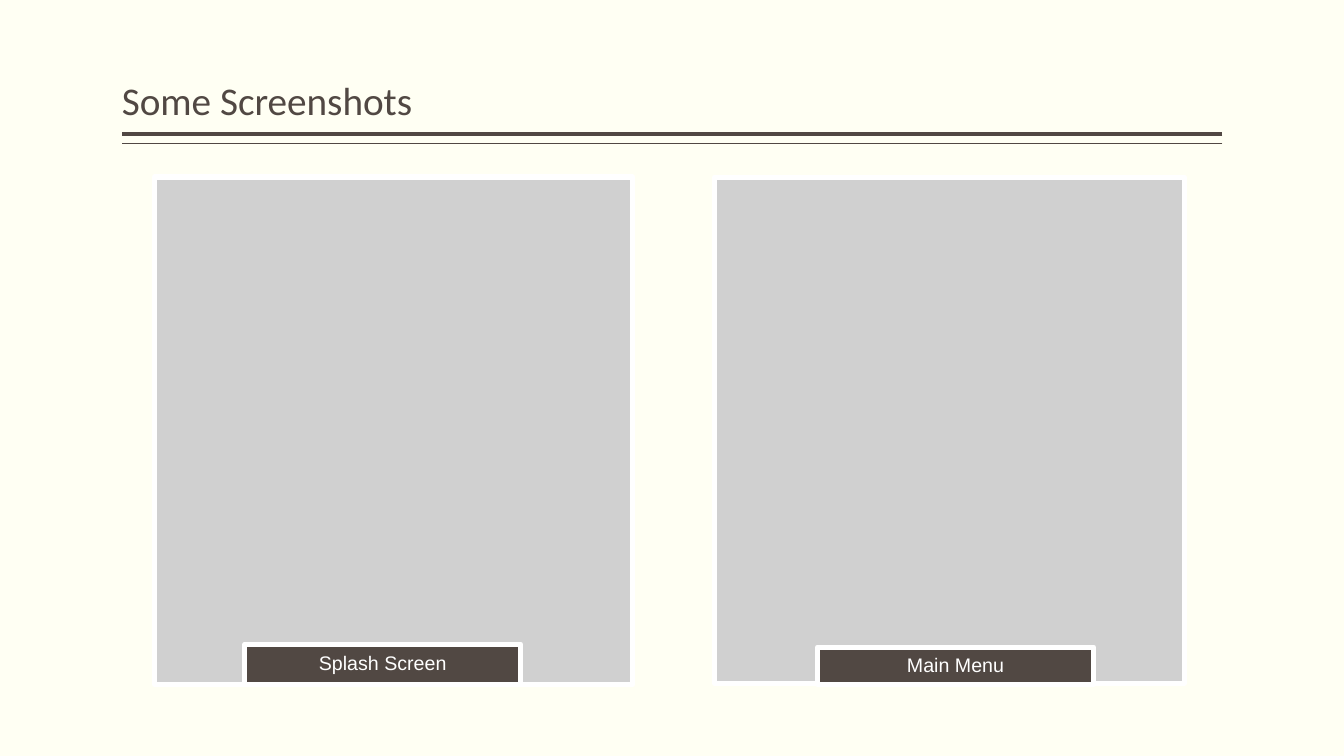
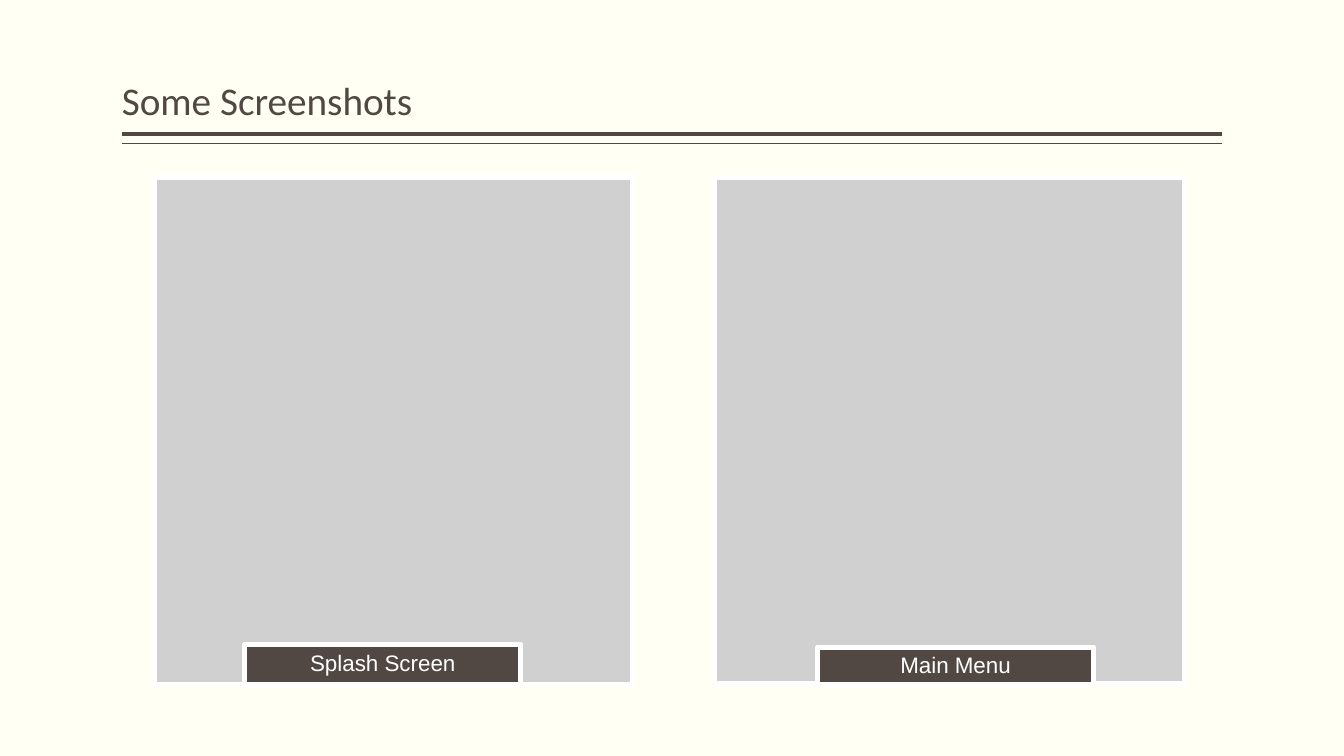
Before and after one commit to chiraqL/Library-Manager, a slide deck: slide 11 of E-Library.pptx. Drawn at 1344x756 pixels with LibreOffice and Linux fonts; fonts in the diff are those of the drawing; grey boxes stand for pictures. Boxes give left, top, right and bottom in pixels: in the first picture for what was removed or moved away, otherwise in the second. Text is boxed around its words. In the diff, an @@ line names an element or a change of style, - is before the commit and + after.

```diff
--- a/E-Library.pptx
+++ b/E-Library.pptx
@@ text "Splash Screen" at bbox=[310, 654, 456, 676]: size 14 to 16 pt @@
@@ text "Main Menu" at bbox=[900, 656, 1011, 673]: size 14 to 16 pt @@
```
Also in this commit, not shown: 14 other slides changed, 6 other files.
